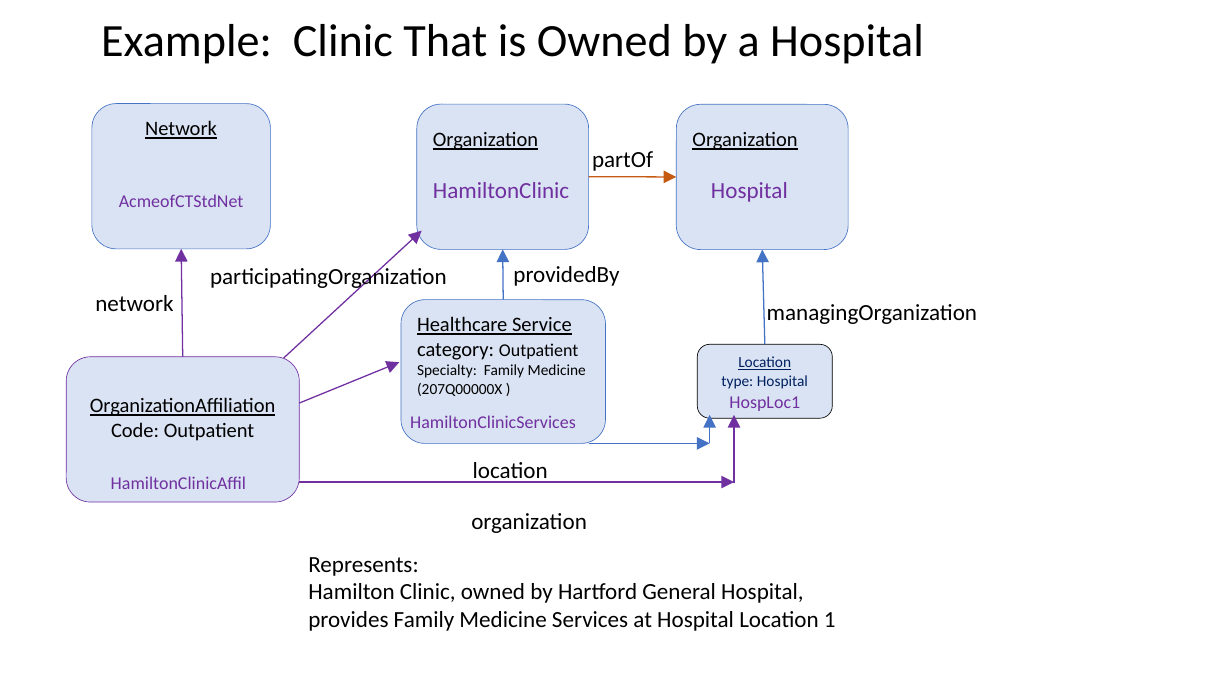
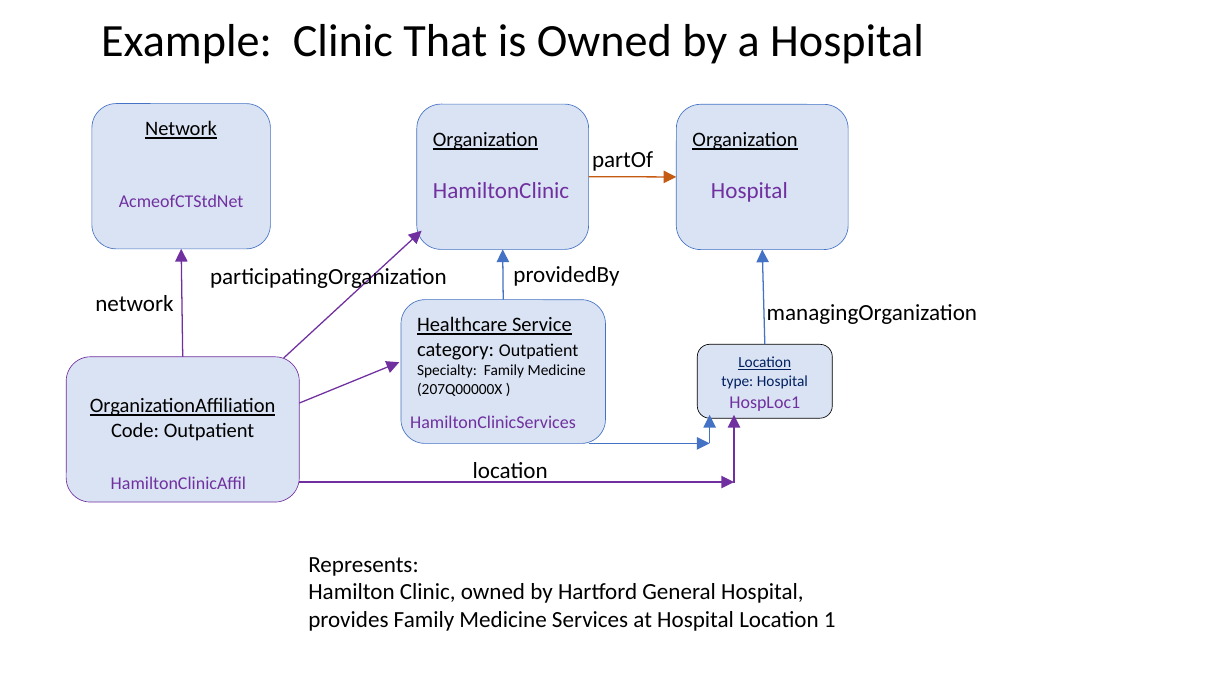
Before and after one commit to HL7/davinci-pdex-plan-net, a slide deck: slide 4 of fsh/ig-data/input/images/patterns.pptx. Drawn at 1232x693 pixels with LibreOffice and Linux fonts; fonts in the diff are those of the drawing. Boxes give left, top, right and bottom in pixels: in the first picture for what was removed or moved away, otherwise in the second. Text is boxed around its words. In the diff, an @@ line names an element or a change of style, - is before the commit and + after.

```diff
--- a/fsh/ig-data/input/images/patterns.pptx
+++ b/fsh/ig-data/input/images/patterns.pptx
@@ text removed at box(471, 513, 587, 533) @@
-organization
```
Also in this commit, not shown: 1 other slide changed, 1 other file.
